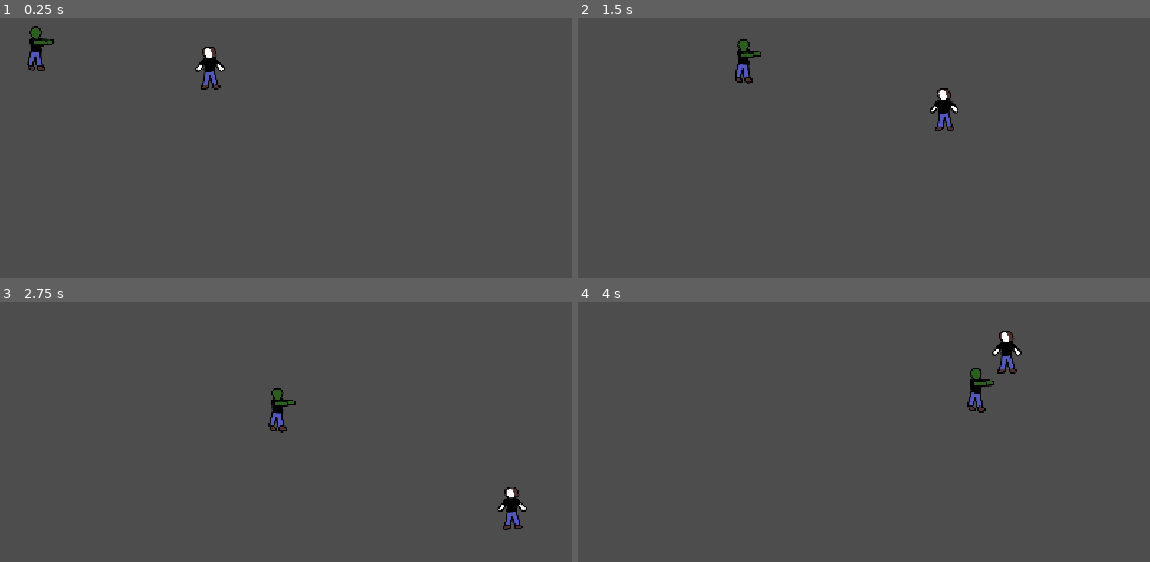
Above: before the commit, frames 1-4 (two rows, left to right).
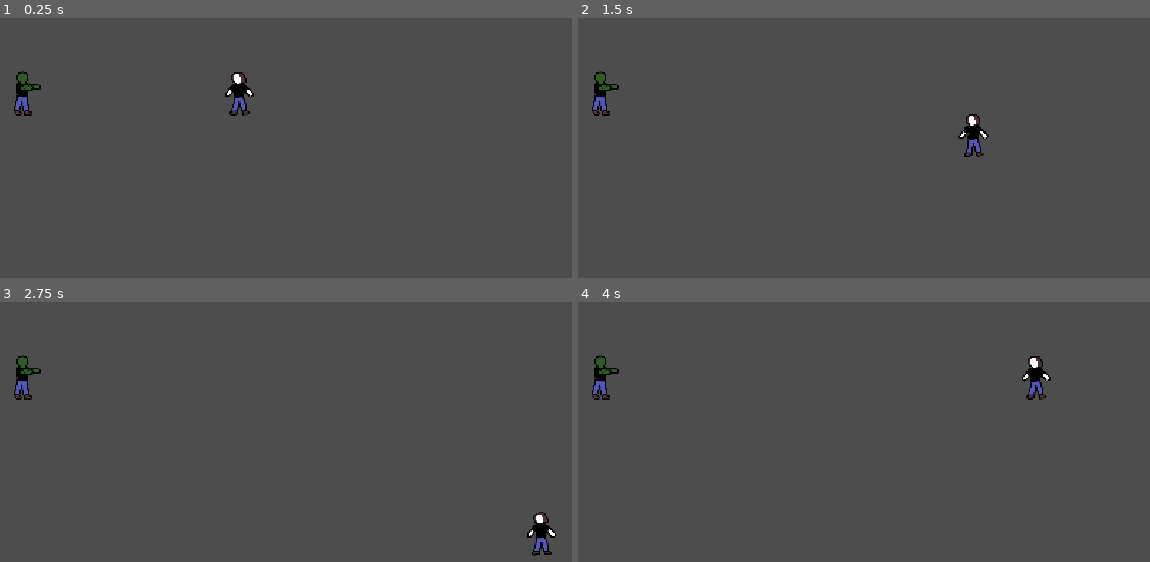
Above: after the commit, the same moments.

Repository: lkump/monster-mosh
Game: Godot game, scene res://scenes/main.tscn
Two runs of this game, one before a commit and one after it. Both use one fixed random seed, a clock stepped at 60 frames per second and the inputs below. The project has no main scene, so this scene is started directly.
Inputs:
- Up to frame 1 (0.25 s): no input
- Up to frame 2 (1.5 s): hold D (right) 0.53-1.28 s; tap Space (attack) at 0.6, 1.35 s; hold S (down) from 1.28 s (still down)
- Up to frame 3 (2.75 s): release S (down) at 2.03 s; hold D (right) from 2.03 s (still down); tap Space (attack) at 2.1 s
- Up to frame 4 (4 s): release D (right) at 2.78 s; hold W (up) 2.78-3.53 s; tap Space (attack) at 2.85, 3.6 s; hold A (left) from 3.53 s (still down)

The runs differ from the first frame. In frame 1, 1.7% of the frame differs, in the area x 2-45%, y 3-38%; in frame 2, 1.7%; in frame 3, 1.7%; in frame 4, 1.7%.

Commit message:
player stat changes

Diff:
--- a/scenes/enemy.tscn
+++ b/scenes/enemy.tscn
@@ -10,7 +10,7 @@
 
 [node name="Enemy" type="CharacterBody2D" unique_id=335124755]
 collision_layer = 2
-collision_mask = 4
+collision_mask = 0
 script = ExtResource("1_md0e3")
 
 [node name="CollisionShape2D" type="CollisionShape2D" parent="." unique_id=1453567473]
@@ -22,6 +22,8 @@
 offset = Vector2(21, 0)
 
 [node name="HitArea2D" type="Area2D" parent="." unique_id=28542323]
+collision_layer = 2
+collision_mask = 0
 script = ExtResource("3_4ra3w")
 metadata/_custom_type_script = "uid://2mabn00iuak3"
 
--- a/scenes/main.tscn
+++ b/scenes/main.tscn
@@ -2,13 +2,27 @@
 
 [ext_resource type="PackedScene" uid="uid://eiqh278p4j1m" path="res://scenes/player.tscn" id="1_0wfyh"]
 [ext_resource type="PackedScene" uid="uid://bcg6mgweh7kt4" path="res://scenes/enemy.tscn" id="2_sugp2"]
+[ext_resource type="Script" uid="uid://2mabn00iuak3" path="res://scripts/hit_area_2d.gd" id="3_sugp2"]
+
+[sub_resource type="CircleShape2D" id="CircleShape2D_g4v7s"]
+radius = 115.0
 
 [node name="Main" type="Node" unique_id=1705928078]
 
 [node name="Enemy" parent="." unique_id=335124755 instance=ExtResource("2_sugp2")]
-position = Vector2(281, 262)
+position = Vector2(299, 331)
 
 [node name="Player" parent="." unique_id=207911696 instance=ExtResource("1_0wfyh")]
-position = Vector2(569, 294)
+position = Vector2(611, 331)
+collision_layer = 7
+collision_mask = 0
 
-[connection signal="existed" from="Player" to="Enemy" method="_on_player_existed"]
+[node name="HitArea2D" type="Area2D" parent="." unique_id=1471795620]
+position = Vector2(468, 213)
+collision_layer = 15
+collision_mask = 15
+script = ExtResource("3_sugp2")
+metadata/_custom_type_script = "uid://2mabn00iuak3"
+
+[node name="CollisionShape2D" type="CollisionShape2D" parent="HitArea2D" unique_id=707767210]
+shape = SubResource("CircleShape2D_g4v7s")
--- a/scenes/player.tscn
+++ b/scenes/player.tscn
@@ -1,14 +1,22 @@
 [gd_scene format=3 uid="uid://eiqh278p4j1m"]
 
 [ext_resource type="Script" uid="uid://db7lmjpcy47nb" path="res://scripts/player.gd" id="1_g2els"]
+[ext_resource type="Script" uid="uid://dmniq2pq5hh5v" path="res://resources/player_statistics_resource.gd" id="2_dqkch"]
 [ext_resource type="Texture2D" uid="uid://05wky3yd333h" path="res://graphics/player.png" id="2_qhqgy"]
+[ext_resource type="Script" uid="uid://p1mycihdlmi1" path="res://scripts/hurt_area_2d.gd" id="3_qhqgy"]
+
+[sub_resource type="Resource" id="Resource_qlg0r"]
+script = ExtResource("2_dqkch")
+metadata/_custom_type_script = "uid://dmniq2pq5hh5v"
 
 [sub_resource type="CapsuleShape2D" id="CapsuleShape2D_g4v7s"]
 height = 60.0
 
 [node name="Player" type="CharacterBody2D" unique_id=207911696]
 collision_layer = 5
+collision_mask = 2
 script = ExtResource("1_g2els")
+stats = SubResource("Resource_qlg0r")
 
 [node name="Sprite2D" type="Sprite2D" parent="." unique_id=1339418698]
 scale = Vector2(0.33, 0.33)
@@ -17,4 +25,14 @@
 [node name="CollisionShape2D" type="CollisionShape2D" parent="." unique_id=1067712728]
 shape = SubResource("CapsuleShape2D_g4v7s")
 
+[node name="HurtArea2D" type="Area2D" parent="." unique_id=1381635548]
+collision_layer = 0
+collision_mask = 7
+script = ExtResource("3_qhqgy")
+metadata/_custom_type_script = "uid://p1mycihdlmi1"
+
+[node name="CollisionShape2D" type="CollisionShape2D" parent="HurtArea2D" unique_id=65250185]
+shape = SubResource("CapsuleShape2D_g4v7s")
+
 [connection signal="existed" from="." to="." method="_on_existed"]
+[connection signal="took_damage" from="HurtArea2D" to="." method="_on_hurt_area_2d_took_damage"]
--- /dev/null
+++ b/scenes/player_stats_1.tres
@@ -0,0 +1,7 @@
+[gd_resource type="Resource" script_class="PlayerStatisticsResource" format=3 uid="uid://dxphaorcelnfi"]
+
+[ext_resource type="Script" uid="uid://dmniq2pq5hh5v" path="res://resources/player_statistics_resource.gd" id="1_caaur"]
+
+[resource]
+script = ExtResource("1_caaur")
+metadata/_custom_type_script = "uid://dmniq2pq5hh5v"
--- a/scripts/hurt_area_2d.gd
+++ b/scripts/hurt_area_2d.gd
@@ -1,10 +1,11 @@
 class_name HurtArea2D
 extends Area2D
 
-signal took_damage(amount)
+signal took_damage(amount : int)
 
 func _on_area_entered(hit_area: HitArea2D) -> void:
 	if hit_area != null:
 		took_damage.emit(hit_area.damage)
+		print("took damage via hit area")
 	else:
 		pass
--- a/scripts/player.gd
+++ b/scripts/player.gd
@@ -1,31 +1,42 @@
 extends CharacterBody2D
 
+@export var stats : PlayerStatisticsResource
+var speed
+signal existed(player_position)
+var attack_damage
+var health
 
-const SPEED = 300.0
-signal existed(player_position)
-
+func _ready() -> void:
+	speed = stats.speed
+	health = stats.health
+	attack_damage = stats.attack_damage
 
 func _physics_process(delta: float) -> void:
 	# Get the input direction and handle the movement/deceleration.
 	# As good practice, you should replace UI actions with custom gameplay actions.
 	var x_direction := Input.get_axis("left", "right")
 	if x_direction:
-		velocity.x = x_direction * SPEED
+		velocity.x = x_direction * speed
 
 	else:
-		velocity.x = move_toward(velocity.x, 0, SPEED)
+		velocity.x = move_toward(velocity.x, 0, speed)
 	var y_direction := Input.get_axis("up","down")
 	if y_direction:
-		velocity.y = y_direction * SPEED
+		velocity.y = y_direction * speed
 	else:
-		velocity.y = move_toward(velocity.y, 0, SPEED)
+		velocity.y = move_toward(velocity.y, 0, speed)
 
 	if velocity.length() > 0:
-		velocity = velocity.normalized() * SPEED
+		velocity = velocity.normalized() * speed
 
 	move_and_slide()
 	existed.emit(position)
 
 func _input(event: InputEvent) -> void:
 	if Input.is_action_just_pressed("attack"):
-		print("attacked")
+		print("attacked with " + str(attack_damage) + " damage")
+
+
+func _on_hurt_area_2d_took_damage(amount: int) -> void:
+	health = health-amount
+	print(health)
